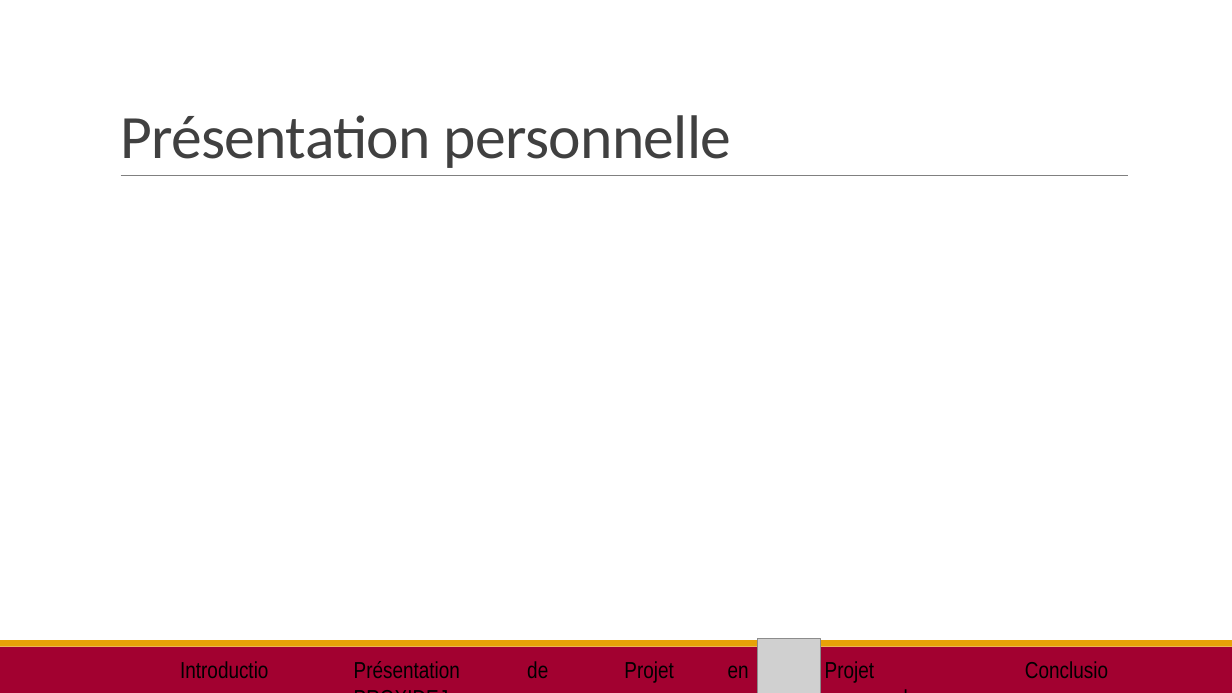
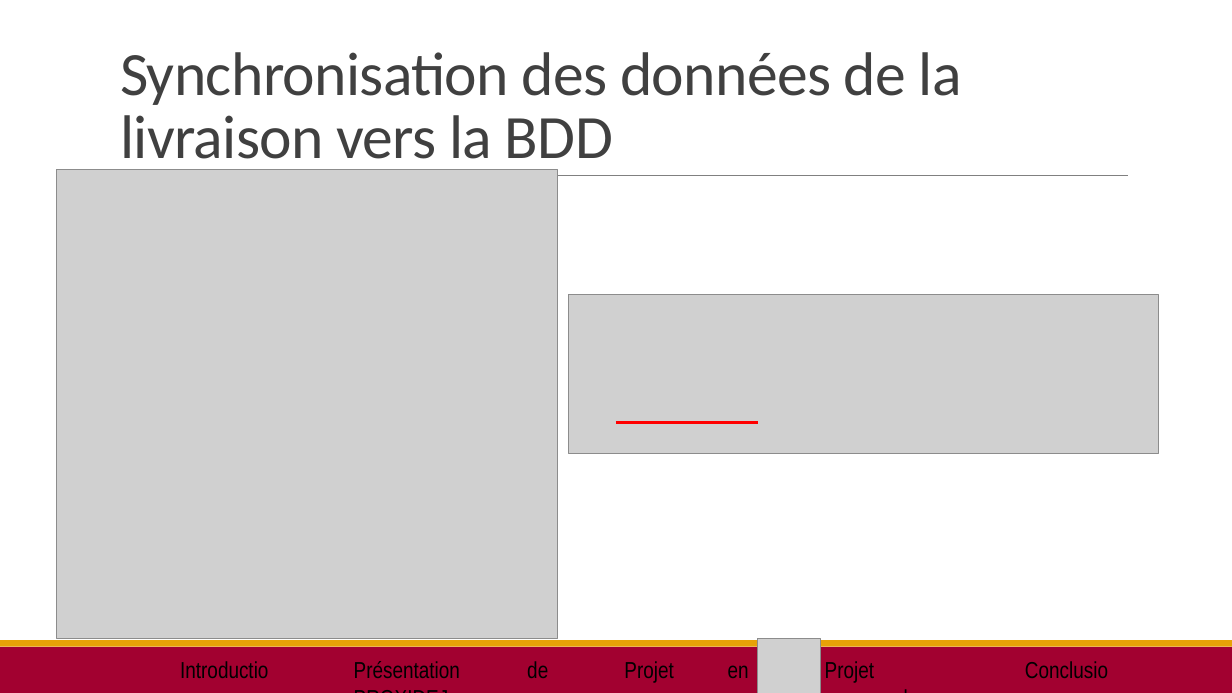
Before and after one commit to SteBoun/SFL2_ChaineDeFroid, a slide deck: slide 11 of Diaporama/DIAPO Steven.pptx. Drawn at 1232x693 pixels with LibreOffice and Linux fonts; fonts in the diff are those of the drawing; grey boxes stand for pictures. Boxes give left, top, right and bottom in pixels: in the first picture for what was removed or moved away, otherwise in the second. Text is boxed around its words. In the diff, an @@ line names an element or a change of style, - is before the commit and + after.

```diff
--- a/Diaporama/DIAPO Steven.pptx
+++ b/Diaporama/DIAPO Steven.pptx
@@ title at (x1=120, y1=52, x2=962, y2=173): text changed @@
-Présentation personnelle
+Synchronisation des données de la livraison vers la BDD
@@ picture added at (x1=56, y1=169, x2=557, y2=639) @@
@@ picture added at (x1=568, y1=295, x2=1158, y2=454) @@
@@ line added from (616, 422) to (758, 422), #FF0000 2.25 pt @@
```
Also in this commit, not shown: 2 other slides changed.
